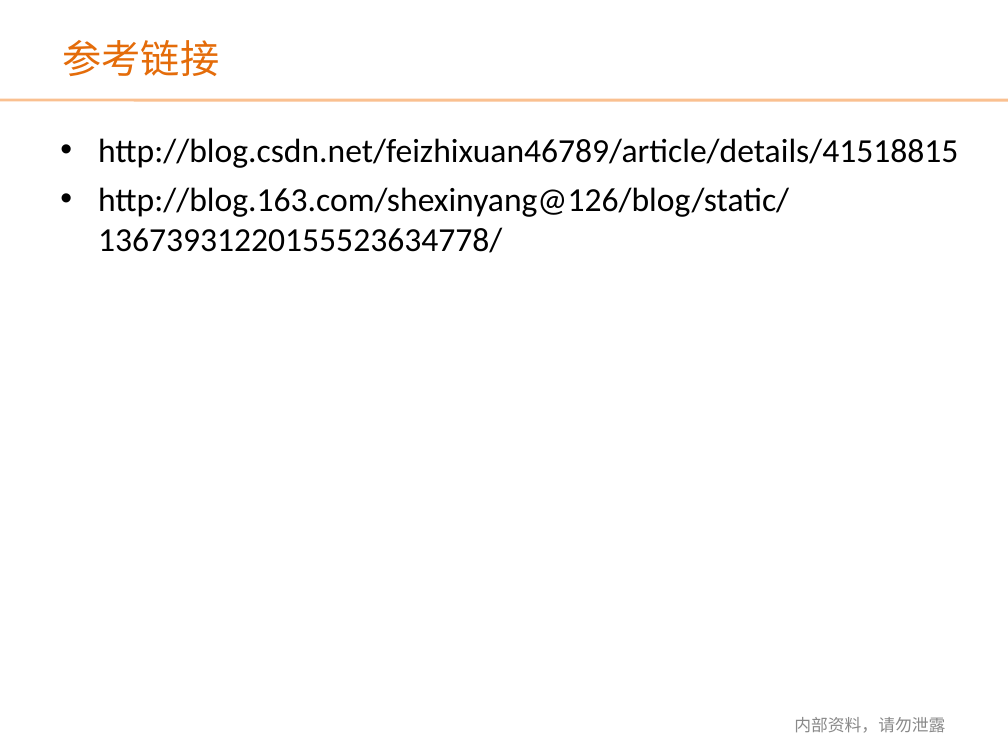
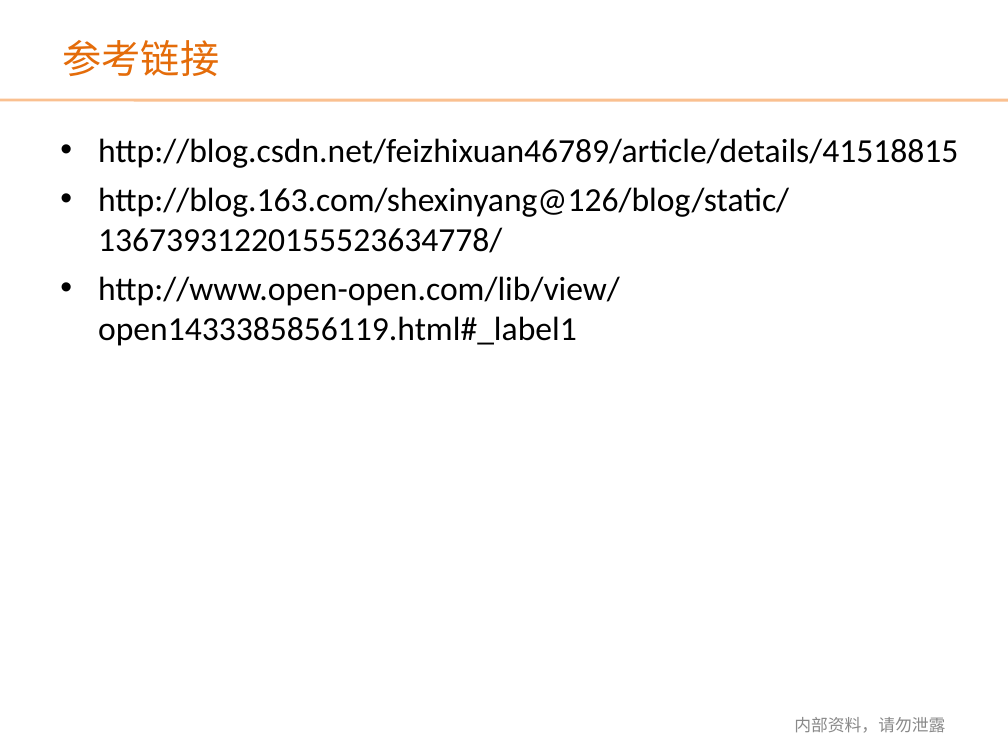
Before and after one commit to renbeyond/shareDemos, a slide deck: slide 16 of Android知识分享交流11_MD初涉_Bauer_3:10/Android知识分享交流_MD初涉_Bauer.ppt. Drawn at 1008x756 pixels with LibreOffice and Linux fonts; fonts in the diff are those of the drawing; background and template pictures are left out. Boxes give left, top, right and bottom in pixels: in the first picture for what was removed or moved away, otherwise in the second. Text is boxed around its words. In the diff, an @@ line names an element or a change of style, - is before the commit and + after.

```diff
--- a/Android知识分享交流11_MD初涉_Bauer_3:10/Android知识分享交流_MD初涉_Bauer.ppt
+++ b/Android知识分享交流11_MD初涉_Bauer_3:10/Android知识分享交流_MD初涉_Bauer.ppt
@@ text at (98,276,620,346): paragraph added @@
+• http://www.open-open.com/lib/view/open1433385856119.html#_label1
```
Also in this commit, not shown: 1 other slide changed, 25 other files.
